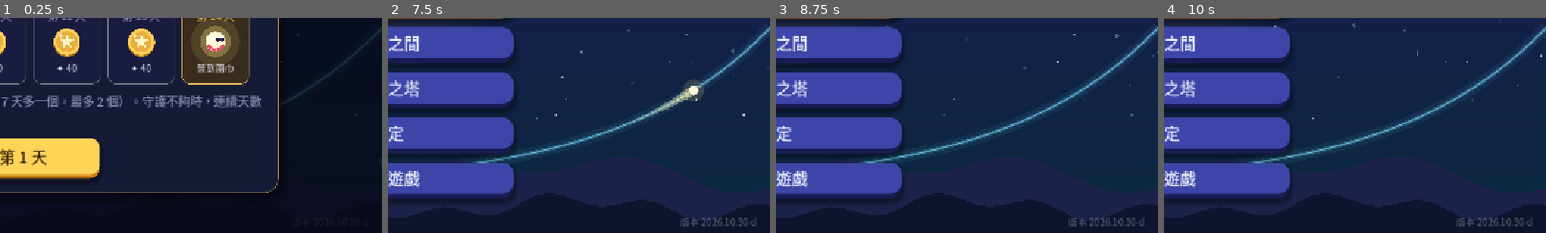
Above: before the commit, frames 1-4 (left to right).
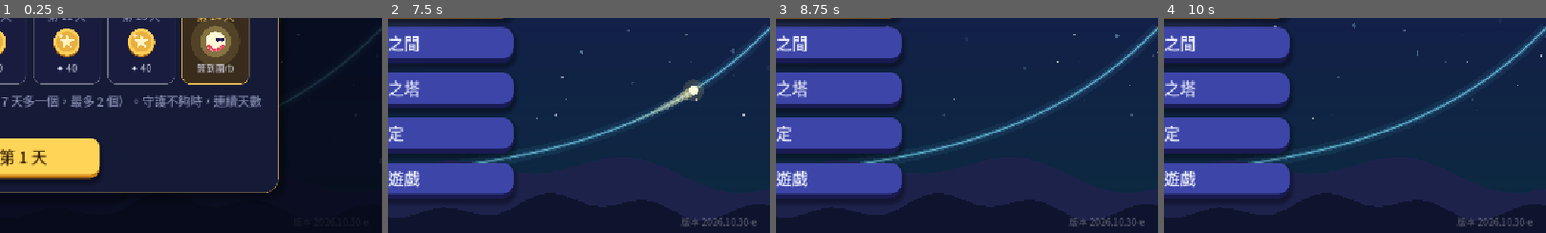
Above: after the commit, the same moments.

Repository: sam2068csie/light-spirit-journey
Game: Godot game, scene res://main_menu.tscn
The game is run twice, just before and just after one commit, with the same random seed, the same clock (stepped at 60 frames per second) and the same inputs.
Inputs (mouse positions are % of the whole screen's width and height, from its top left):
- Up to frame 1 (0.25 s): no input
- Up to frame 2 (7.5 s): click "開始冒險" at 0.5 s; click "開始冒險" at 1.25 s; click "修煉之間" at 2 s; click "終焉之塔" at 2.75 s; click "設定" at 3.5 s; click "離開遊戲" at 4.25 s; click "每日任務" at 5 s; click "光靈扭蛋" at 5.75 s; click "光靈衣櫃" at 6.5 s; click "✕" at 7.25 s
- Up to frame 3 (8.75 s): tap Enter at 8 s; drag from (50, 50) to (60, 28) at 8.02 s
- Up to frame 4 (10 s): drag from (30, 55) to (45, 70) at 8.77 s; move the mouse to (60, 28) at 9.52 s; hold Right from 9.53 s (still down); tap 9 at 9.6 s
The pictures show only the part of the screen within x 50-100%, y 50-100%; the shares and areas given below are measured in that part.

The runs differ from the first frame. In frame 2, 0.1% of the frame differs, in the area x 76-97%, y 92-97%; in frame 3, 0.1%; in frame 4, 0.1%.

Commit message:
三角函數地圖：浪之階梯點亮色塊貼齊圓環外緣，修正與扇形潟湖的接縫 (BUILD 2026.10.30-e)
Co-Authored-By: Claude Opus 5.5 <noreply@anthropic.com>
Claude-Session: https://claude.ai/code/session_01RombajUyooAJ6yvir5uviP

Diff:
--- a/data/game.gd
+++ b/data/game.gd
@@ -560,7 +560,7 @@
 
 const DQ := preload("daily_quests.gd")
 ## 版本號（主畫面右下角會顯示）：每次交給你新的檔案時更新，方便確認手機上裝的是不是最新版
-const BUILD := "2026.10.30-d"
+const BUILD := "2026.10.30-e"
 
 
 ## 讀取各單元的資料；舊存檔（還沒有單元的版本）的今日修煉、終焉之塔紀錄搬到「指數與對數」
--- a/data/trig_map.gd
+++ b/data/trig_map.gd
@@ -289,6 +289,29 @@
 		pts.append(wave_p(x) + wave_n(x) * side * (CW / 2.0 + pad))
 		x += 5.0
 	return pts
+
+
+## 海岸一段的色塊（上下緣圍成的多邊形）；落在圓環裡的點推到圓環外緣上，接縫就會貼齊圓環
+static func coast_band(a: float, b: float, half: float) -> PackedVector2Array:
+	var top := PackedVector2Array()
+	var bot := PackedVector2Array()
+	var x := a
+	while x < b + 0.01:
+		var c := wave_p(minf(x, b))
+		var n := wave_n(minf(x, b))
+		top.append(_outside_ring(c + n * half))
+		bot.append(_outside_ring(c - n * half))
+		x += 4.0
+	bot.reverse()
+	top.append_array(bot)
+	return top
+
+
+static func _outside_ring(p: Vector2) -> Vector2:
+	var rr := R + RW / 2.0
+	if p.distance_to(O) < rr:
+		return O + (p - O).normalized() * rr
+	return p
 
 
 static func arc_pts(a0: float, a1: float, r: float, n: int = 0) -> PackedVector2Array:
@@ -686,9 +709,14 @@
 			L.draw_arc(O, R, -st.a.y, -st.a.x, 64, c1, RW, true)
 			L.draw_arc(O, R, -st.a.y, -st.a.x, 64, c2, RW - 18.0, true)
 		"coast":
-			var pts := wave_pts(maxf(st.x.x, WX0 + 20.0), minf(st.x.y, X_END))
-			L.draw_polyline(pts, c1, CW, false)
-			L.draw_polyline(pts, c2, CW - 18.0, false)
+			if float(st.x.x) <= WX0 + 1.0:
+				# 從圓環接出來的那一段：沿著圓環外緣切齊，不留縫
+				L.draw_colored_polygon(coast_band(WX0, minf(st.x.y, X_END), CW / 2.0), c1)
+				L.draw_colored_polygon(coast_band(WX0, minf(st.x.y, X_END), CW / 2.0 - 9.0), c2)
+			else:
+				var pts := wave_pts(st.x.x, minf(st.x.y, X_END))
+				L.draw_polyline(pts, c1, CW, false)
+				L.draw_polyline(pts, c2, CW - 18.0, false)
 		"dial":
 			L.draw_colored_polygon(dial_half(st.side), c1)
 			L.draw_colored_polygon(dial_half(st.side, DR - 9.0), c2)
@@ -711,13 +739,11 @@
 			lines.append(arc_pts(st.a.x, st.a.y, R - RW / 2.0))
 		"coast":
 			var x0 := float(st.x.x)
-			if i == 2:
-				x0 = WX0 + 22.0      # 從圓環外面開始
 			for side in [1.0, -1.0]:
-				# 伸進羅盤礁的部分不畫
+				# 伸進羅盤礁、圓環的部分不畫
 				var cur := PackedVector2Array()
 				for q in wave_edge(x0, minf(st.x.y, X_END), side):
-					if q.distance_to(CP) < DR:
+					if q.distance_to(CP) < DR or q.distance_to(O) < R + RW / 2.0:
 						if cur.size() > 1:
 							lines.append(cur)
 						cur = PackedVector2Array()
